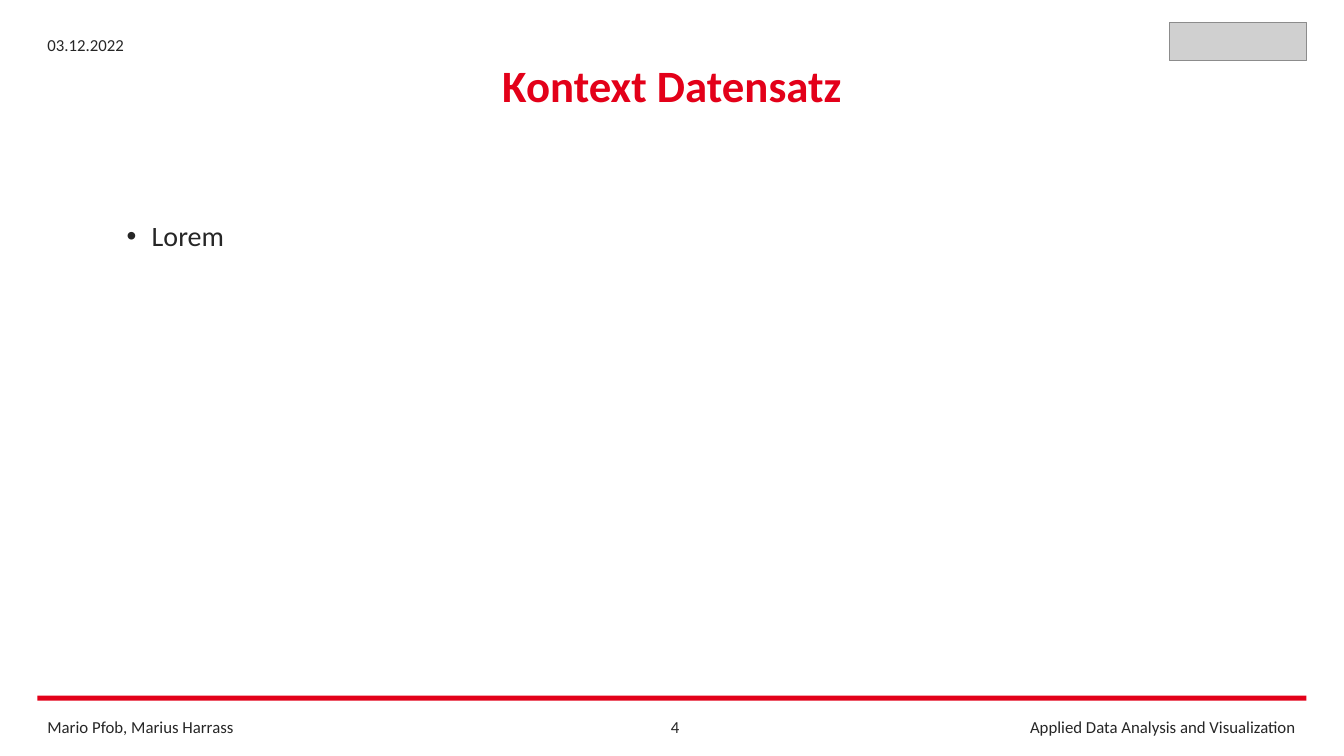
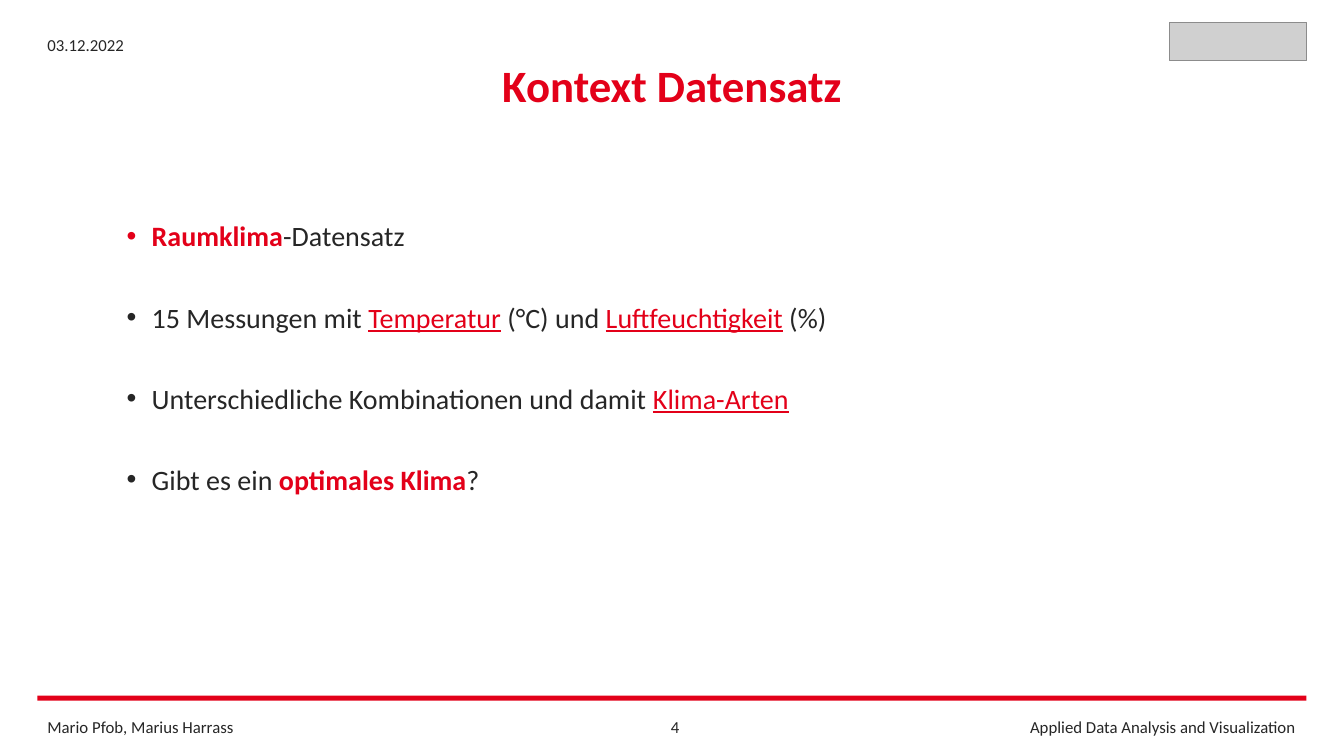
Before and after one commit to FrankCastlepancakes/ClusteringScikitLearn, a slide deck: slide 4 of Clustering_Scikit_Learn.pptx. Drawn at 1344x756 pixels with LibreOffice and Linux fonts; fonts in the diff are those of the drawing; grey boxes stand for pictures. Boxes give left, top, right and bottom in pixels: in the first picture for what was removed or moved away, otherwise in the second. Text is boxed around its words. In the diff, an @@ line names an element or a change of style, - is before the commit and + after.

Commit message:
Added more text to presentation

```diff
--- a/Clustering_Scikit_Learn.pptx
+++ b/Clustering_Scikit_Learn.pptx
@@ text at box(152, 226, 789, 495): text changed @@
-• Lorem
+• Raumklima-Datensatz
+• 15 Messungen mit Temperatur (°C) und Luftfeuchtigkeit (%)
+• Unterschiedliche Kombinationen und damit Klima-Arten
+• Gibt es ein optimales Klima?
```
Also in this commit, not shown: 4 other slides changed, 2 other files.
